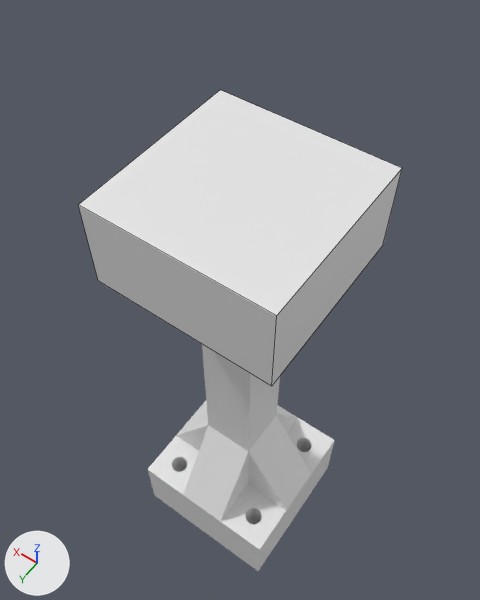
The Blender file blender/handler.blend as it was, and as the next commit left it.
Camera for both pictures: a 50 mm camera at (-0.0221, 0.0679, 0.1463) aimed at (0.0207, 0.008, 0.0521). Every picture has the same lights, and +X, +Y and +Z are marked at lower left. Mesh edges are drawn as thin lines on the coarser meshes.

The first picture shows '底座', '载物台'.
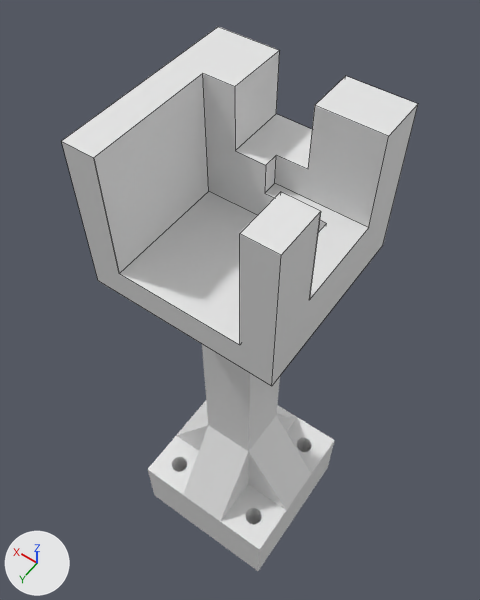
ob_10mm is not drawn itself; it is used by a modifier of ob_载物台.
ob_15mm is not drawn itself; it is used by a modifier of ob_载物台.
ob_20mm is not drawn itself; it is used by a modifier of ob_载物台.

Pixel boxes (x1, y1, x2, y2) of what changed, in the pictures (480 x 600 px):
'载物台', reshaped, moved, rescaled, modifiers changed (10% wider, 21% taller): before (78, 90, 402, 386); after (61, 27, 418, 386)

The edits, one by one:
me_立方体_006 is used by ob_20mm; location (0.01, 0.01, 0.04).
me_立方体_006 had 8 vertices, 6 faces and spanned x -0.01..0.01, y -0.01..0.01, z -0.01..0.01.
me_立方体_006 now has 16 vertices, 14 faces and spans x -0.01..0.01, y -0.01..0.028, z -0.01..0.0223.
Part 1, on me_立方体_006:
2 faces are deleted.
8 vertices are added at x -0.01..0.01, y -0.01..0.028, z -0.01..0.0223.
10 new faces join them.
Object '载物台' (ob_载物台) moves from (0.015, 0.015, 0.08) to (0.015, 0.015, 0.085).
Object '载物台' (ob_载物台) is rescaled from (1.0, 1.0, 0.5) to (1.0, 1.0, 0.833).
Object '载物台' (ob_载物台) gains a BOOLEAN modifier named '布尔'.
Modifier setting: object = ob_10mm.
Object '载物台' (ob_载物台) gains a BOOLEAN modifier named '布尔.001'.
Modifier setting: object = ob_15mm.
Object '载物台' (ob_载物台) gains a BOOLEAN modifier named '布尔.002'.
Modifier setting: object = ob_20mm.
Object '10mm' (ob_10mm) moves from (0.005, 0.005, 0.102) to (0.015, 0.005, 0.0925).
Object '15mm' (ob_15mm) moves from (0.0075, 0.0075, 0.07) to (0.0075, 0.015, 0.09).
Object '20mm' (ob_20mm) moves from (0.01, 0.01, 0.04) to (0.015, 0.02, 0.0875).
